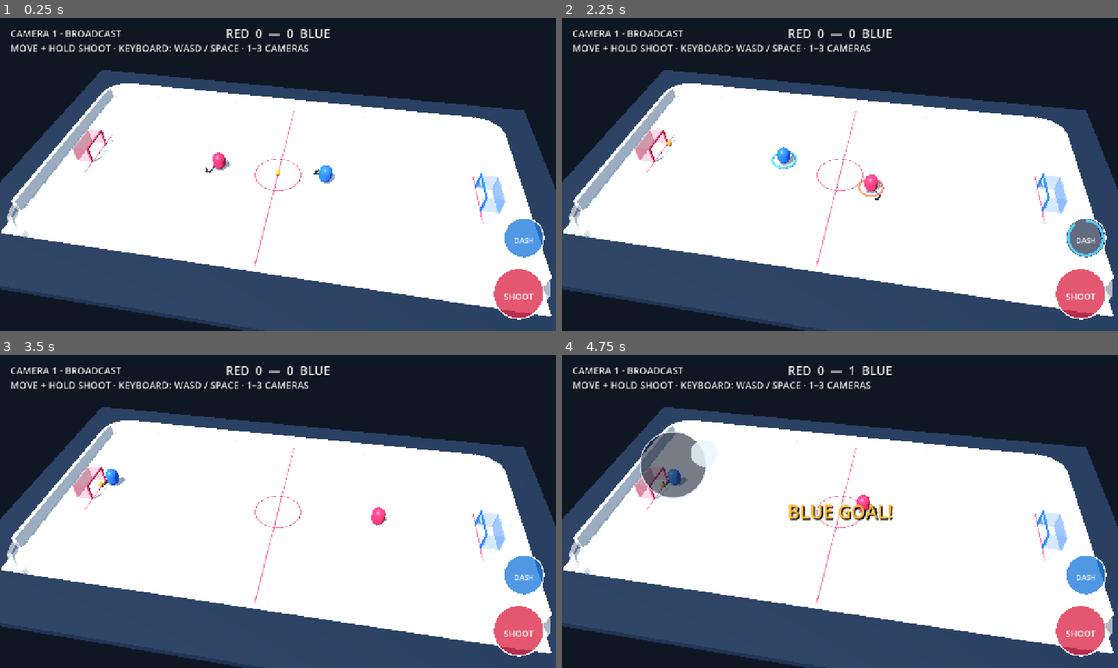
Above: before the commit, frames 1-4 (two rows, left to right).
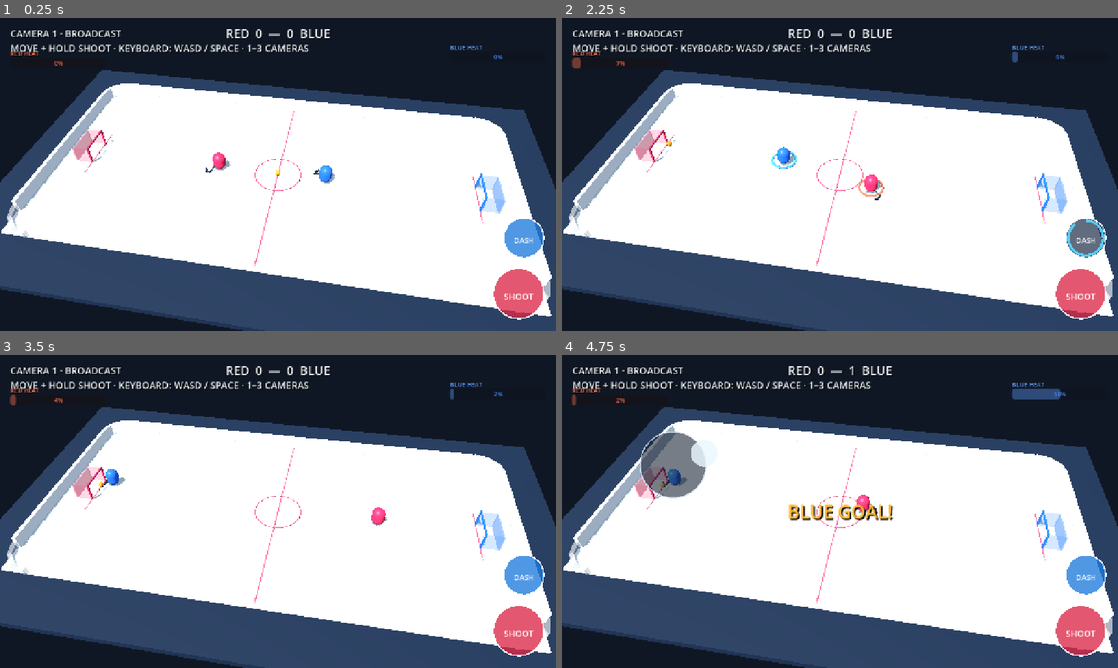
Above: after the commit, the same moments.

Repository: dylanwatsonsoftware/floorball-frenzy-3d
Game: Godot game, scene res://scenes/app/main.tscn
Same seed, same stepped clock (60 frames per second), same inputs: the game is played once before the commit and once after it.
Inputs (mouse positions are in pixels of both pictures, inside the frame that each line leads up to):
- Up to frame 1 (0.25 s): no input
- Up to frame 2 (2.25 s): tap Enter at 0.5 s; move the mouse to (962, 158) at 0.52 s; hold D (move_right) 0.53-1.25 s; hold Space (shoot) 0.53-1.25 s; tap Shift (dash) at 0.6, 2.1 s; click (962, 158) at 0.67 s; drag from (728, 190) to (812, 237) at 1.27 s; move the mouse to (895, 105) at 2.02 s; hold D (move_right) from 2.03 s (still down); hold Space (shoot) from 2.03 s (still down); click (895, 105) at 2.17 s
- Up to frame 3 (3.5 s): release D (move_right) at 2.75 s; release Space (shoot) at 2.75 s; drag from (250, 574) to (111, 464) at 2.77 s
- Up to frame 4 (4.75 s): move the mouse to (1006, 558) at 3.52 s; hold A (move_left) 3.53-4.25 s; hold Space (shoot) 3.53-4.25 s; tap 1 at 3.6 s; click (1006, 558) at 3.67 s; tap Enter at 4.25 s; drag from (673, 464) to (756, 433) at 4.27 s

The runs differ from the first frame. In frame 1, 0.1% of the frame differs, in the area x 1-91%, y 8-16%; in frame 2, 0.2%; in frame 3, 0.2%; in frame 4, 0.5%, in the area x 1-91%, y 8-17%.

Commit message:
feat: port heat and en fuego system

Diff:
--- a/scenes/app/main.tscn
+++ b/scenes/app/main.tscn
@@ -69,6 +69,60 @@
 theme_override_font_sizes/font_size = 28
 text = "RED  0  —  0  BLUE"
 horizontal_alignment = 1
+
+[node name="RedHeatBar" type="ProgressBar" parent="HUD"]
+offset_left = 24.0
+offset_top = 92.0
+offset_right = 244.0
+offset_bottom = 116.0
+mouse_filter = 2
+theme_override_colors/font_color = Color(1, 0.92, 0.82, 1)
+theme_override_colors/font_shadow_color = Color(0, 0, 0, 0.85)
+theme_override_font_sizes/font_size = 13
+value = 0.0
+show_percentage = true
+
+[node name="RedHeatLabel" type="Label" parent="HUD"]
+offset_left = 24.0
+offset_top = 72.0
+offset_right = 154.0
+offset_bottom = 92.0
+mouse_filter = 2
+theme_override_colors/font_color = Color(1, 0.48, 0.36, 1)
+theme_override_colors/font_shadow_color = Color(0, 0, 0, 0.85)
+theme_override_font_sizes/font_size = 14
+text = "RED HEAT"
+
+[node name="BlueHeatBar" type="ProgressBar" parent="HUD"]
+layout_mode = 0
+anchor_left = 1.0
+anchor_right = 1.0
+offset_left = -244.0
+offset_top = 78.0
+offset_right = -24.0
+offset_bottom = 102.0
+grow_horizontal = 0
+mouse_filter = 2
+theme_override_colors/font_color = Color(0.82, 0.92, 1, 1)
+theme_override_colors/font_shadow_color = Color(0, 0, 0, 0.85)
+theme_override_font_sizes/font_size = 13
+value = 0.0
+show_percentage = true
+
+[node name="BlueHeatLabel" type="Label" parent="HUD"]
+layout_mode = 0
+anchor_left = 1.0
+anchor_right = 1.0
+offset_left = -244.0
+offset_top = 58.0
+offset_right = -114.0
+offset_bottom = 78.0
+grow_horizontal = 0
+mouse_filter = 2
+theme_override_colors/font_color = Color(0.38, 0.64, 1, 1)
+theme_override_colors/font_shadow_color = Color(0, 0, 0, 0.85)
+theme_override_font_sizes/font_size = 14
+text = "BLUE HEAT"
 
 [node name="MessageLabel" type="Label" parent="HUD"]
 anchors_preset = 8
--- a/scripts/gameplay/ball_controller.gd
+++ b/scripts/gameplay/ball_controller.gd
@@ -78,6 +78,8 @@
 	_set_shot_trail_style(bolt)
 	if shooter != &"":
 		record_touch(shooter)
+		if BallSimulationScript.is_perfect_charge(charge):
+			_award_heat(shooter, 30.0)
 
 
 func reset_for_faceoff() -> void:
@@ -246,6 +248,7 @@
 	ball_velocity = DashStealScript.poke_velocity(actor.velocity)
 	_dash_steal_consumed[body_controller] = true
 	record_touch(team)
+	_award_heat(team, 20.0)
 	_show_steal_feedback(team)
 	var feedback_color := STEAL_COLOR if team == &"red" else BLUE_STEAL_COLOR
 	var arena := get_parent()
@@ -275,6 +278,12 @@
 	_charge_label.add_theme_color_override("font_color", STEAL_COLOR if team == &"red" else BLUE_STEAL_COLOR)
 
 
+func _award_heat(team: StringName, amount: float) -> void:
+	var actor := _player if team == &"red" else _opponent
+	if actor != null and actor.has_method("add_heat"):
+		actor.call("add_heat", amount)
+
+
 func _update_steal_feedback(delta: float) -> void:
 	if _steal_feedback_remaining <= 0.0:
 		return
--- a/scripts/gameplay/match_flow.gd
+++ b/scripts/gameplay/match_flow.gd
@@ -47,6 +47,7 @@
 	_winner = result.winner
 	_update_score_label()
 	_show_goal_flash(scorer)
+	_award_goal_heat(scorer)
 
 	if _winner != &"":
 		_message_label.text = "%s WINS!" % String(_winner).to_upper()
@@ -62,6 +63,10 @@
 		score.red = 0
 		score.blue = 0
 		_winner = &""
+		if _player.has_method("reset_heat"):
+			_player.call("reset_heat")
+		if _opponent.has_method("reset_heat"):
+			_opponent.call("reset_heat")
 		_update_score_label()
 
 	_player.position = PLAYER_FACEOFF_POSITION
@@ -75,6 +80,12 @@
 
 func _update_score_label() -> void:
 	_score_label.text = "RED  %d  —  %d  BLUE" % [score.red, score.blue]
+
+
+func _award_goal_heat(scorer: StringName) -> void:
+	var actor := _player if scorer == &"red" else _opponent
+	if actor != null and actor.has_method("add_heat"):
+		actor.call("add_heat", 50.0)
 
 
 func _show_goal_flash(scorer: StringName) -> void:
--- a/scripts/gameplay/opponent_controller.gd
+++ b/scripts/gameplay/opponent_controller.gd
@@ -3,6 +3,7 @@
 const SimpleAIScript = preload("res://scripts/simulation/simple_ai.gd")
 const PlayerMotorScript = preload("res://scripts/gameplay/player_motor.gd")
 const RinkCollisionScript = preload("res://scripts/simulation/rink_collision.gd")
+const HeatSystemScript = preload("res://scripts/simulation/heat_system.gd")
 const RINK_HALF_LENGTH := 18.1
 const RINK_HALF_WIDTH := 8.6
 const SHOT_CHARGE_SECONDS := 0.55
@@ -18,15 +19,22 @@
 var _dash_streak_remaining := 0.0
 var _dash_direction := Vector3.LEFT
 var _dash_streak: Node3D
+var _heat := 0.0
+var _fuego_remaining := 0.0
+var _fuego_aura: MeshInstance3D
+var _heat_bar: ProgressBar
 
 
 func _ready() -> void:
 	_ball = get_parent().get_node("Ball") as MeshInstance3D
 	_player = get_parent().get_node("Player") as CharacterBody3D
 	_dash_streak = get_node_or_null("DashStreak") as Node3D
+	_fuego_aura = get_node_or_null("FuegoAura") as MeshInstance3D
+	_heat_bar = get_node_or_null("../../HUD/BlueHeatBar") as ProgressBar
 
 
 func _physics_process(delta: float) -> void:
+	_step_heat(delta)
 	if not _ball.is_physics_processing():
 		velocity = Vector3.ZERO
 		_dash_streak_remaining = 0.0
@@ -44,7 +52,7 @@
 	if is_dashing():
 		velocity = _dash_direction * PlayerMotorScript.DASH_SPEED
 	else:
-		velocity = PlayerMotorScript.step_velocity(velocity, decision.movement, delta)
+		velocity = PlayerMotorScript.step_velocity(velocity, decision.movement, delta, HeatSystemScript.speed_multiplier(_fuego_remaining))
 	move_and_slide()
 	var boundary := RinkCollisionScript.constrain_body(global_position, velocity, RINK_HALF_LENGTH, RINK_HALF_WIDTH, 1.8)
 	global_position = boundary.position
@@ -95,10 +103,57 @@
 	_dash_direction = dash.velocity.normalized()
 	_dash_cooldown = dash.cooldown
 	_dash_streak_remaining = DASH_STREAK_SECONDS
+	add_heat(5.0)
 	if _dash_streak != null:
 		_dash_streak.scale = Vector3.ONE
 		_dash_streak.visible = true
 	return true
+
+
+func add_heat(amount: float) -> bool:
+	var result := HeatSystemScript.add_heat(_heat, _fuego_remaining, amount)
+	_heat = result.heat
+	_fuego_remaining = result.fuego_remaining
+	_update_heat_presentation()
+	return result.activated
+
+
+func get_heat_ratio() -> float:
+	return clampf(_heat / HeatSystemScript.MAX_HEAT, 0.0, 1.0)
+
+
+func is_en_fuego() -> bool:
+	return _fuego_remaining > 0.0
+
+
+func reset_heat() -> void:
+	_heat = 0.0
+	_fuego_remaining = 0.0
+	_update_heat_presentation()
+
+
+func _step_heat(delta: float) -> void:
+	var result := HeatSystemScript.step(_heat, _fuego_remaining, delta)
+	_heat = result.heat
+	_fuego_remaining = result.fuego_remaining
+	if is_en_fuego():
+		_dash_cooldown = 0.0
+	_update_heat_presentation()
+
+
+func _update_heat_presentation() -> void:
+	if _fuego_aura == null:
+		_fuego_aura = get_node_or_null("FuegoAura") as MeshInstance3D
+	if _heat_bar == null:
+		_heat_bar = get_node_or_null("../../HUD/BlueHeatBar") as ProgressBar
+	if _fuego_aura != null:
+		_fuego_aura.visible = is_en_fuego()
+		if _fuego_aura.visible:
+			var pulse := 1.0 + sin(Time.get_ticks_msec() * 0.018) * 0.09
+			_fuego_aura.scale = Vector3.ONE * pulse
+	if _heat_bar != null:
+		_heat_bar.value = _heat
+		_heat_bar.modulate = Color("ffbd38") if is_en_fuego() else Color("609dff")
 
 
 func _update_dash_streak() -> void:
--- a/scripts/gameplay/player_controller.gd
+++ b/scripts/gameplay/player_controller.gd
@@ -2,6 +2,7 @@
 
 const PlayerMotorScript = preload("res://scripts/gameplay/player_motor.gd")
 const RinkCollisionScript = preload("res://scripts/simulation/rink_collision.gd")
+const HeatSystemScript = preload("res://scripts/simulation/heat_system.gd")
 const RINK_HALF_LENGTH := 18.1
 const RINK_HALF_WIDTH := 8.6
 const DASH_STREAK_SECONDS := 0.18
@@ -15,14 +16,21 @@
 var _dash_streak: Node3D
 var _dash_direction := Vector3.RIGHT
 var _recent_dash_remaining := 0.0
+var _heat := 0.0
+var _fuego_remaining := 0.0
+var _fuego_aura: MeshInstance3D
+var _heat_bar: ProgressBar
 
 
 func _ready() -> void:
 	_mobile_controls = get_node_or_null("../../HUD/MobileControls") as Control
 	_dash_streak = get_node_or_null("DashStreak") as Node3D
+	_fuego_aura = get_node_or_null("FuegoAura") as MeshInstance3D
+	_heat_bar = get_node_or_null("../../HUD/RedHeatBar") as ProgressBar
 
 
 func _physics_process(delta: float) -> void:
+	_step_heat(delta)
 	var keyboard_input := Input.get_vector("move_left", "move_right", "move_up", "move_down")
 	var touch_input := Vector2.ZERO
 	if _mobile_controls != null and _mobile_controls.has_method("get_movement_vector"):
@@ -41,7 +49,7 @@
 	if is_dashing():
 		velocity = _dash_direction * PlayerMotorScript.DASH_SPEED
 	else:
-		velocity = PlayerMotorScript.step_velocity(velocity, input_vector, delta)
+		velocity = PlayerMotorScript.step_velocity(velocity, input_vector, delta, HeatSystemScript.speed_multiplier(_fuego_remaining))
 	move_and_slide()
 	var boundary := RinkCollisionScript.constrain_body(global_position, velocity, RINK_HALF_LENGTH, RINK_HALF_WIDTH, 1.8)
 	global_position = boundary.position
@@ -81,12 +89,59 @@
 	_dash_cooldown = dash.cooldown
 	_dash_streak_remaining = DASH_STREAK_SECONDS
 	_recent_dash_remaining = BOLT_WINDOW_SECONDS
+	add_heat(5.0)
 	if _dash_streak != null:
 		_dash_streak.scale = Vector3.ONE
 		_dash_streak.visible = true
 	return true
 
 
+func add_heat(amount: float) -> bool:
+	var result := HeatSystemScript.add_heat(_heat, _fuego_remaining, amount)
+	_heat = result.heat
+	_fuego_remaining = result.fuego_remaining
+	_update_heat_presentation()
+	return result.activated
+
+
+func get_heat_ratio() -> float:
+	return clampf(_heat / HeatSystemScript.MAX_HEAT, 0.0, 1.0)
+
+
+func is_en_fuego() -> bool:
+	return _fuego_remaining > 0.0
+
+
+func reset_heat() -> void:
+	_heat = 0.0
+	_fuego_remaining = 0.0
+	_update_heat_presentation()
+
+
+func _step_heat(delta: float) -> void:
+	var result := HeatSystemScript.step(_heat, _fuego_remaining, delta)
+	_heat = result.heat
+	_fuego_remaining = result.fuego_remaining
+	if is_en_fuego():
+		_dash_cooldown = 0.0
+	_update_heat_presentation()
+
+
+func _update_heat_presentation() -> void:
+	if _fuego_aura == null:
+		_fuego_aura = get_node_or_null("FuegoAura") as MeshInstance3D
+	if _heat_bar == null:
+		_heat_bar = get_node_or_null("../../HUD/RedHeatBar") as ProgressBar
+	if _fuego_aura != null:
+		_fuego_aura.visible = is_en_fuego()
+		if _fuego_aura.visible:
+			var pulse := 1.0 + sin(Time.get_ticks_msec() * 0.018) * 0.09
+			_fuego_aura.scale = Vector3.ONE * pulse
+	if _heat_bar != null:
+		_heat_bar.value = _heat
+		_heat_bar.modulate = Color("ffb12e") if is_en_fuego() else Color("ff765c")
+
+
 func set_stick_slap_angle(angle_degrees: float) -> void:
 	var stick_rig := get_node_or_null("StickRig") as Node3D
 	if stick_rig != null:
--- a/scripts/gameplay/player_motor.gd
+++ b/scripts/gameplay/player_motor.gd
@@ -12,12 +12,13 @@
 	return (primary + secondary).limit_length(1.0)
 
 
-static func step_velocity(current: Vector3, input_vector: Vector2, delta: float) -> Vector3:
+static func step_velocity(current: Vector3, input_vector: Vector2, delta: float, speed_multiplier: float = 1.0) -> Vector3:
 	var planar := Vector3(current.x, 0.0, current.z)
 	var input_direction := input_vector.limit_length(1.0)
-	var target := Vector3(input_direction.x, 0.0, input_direction.y) * MAX_SPEED
+	var boosted_max_speed := MAX_SPEED * maxf(1.0, speed_multiplier)
+	var target := Vector3(input_direction.x, 0.0, input_direction.y) * boosted_max_speed
 	var rate := ACCELERATION if not input_direction.is_zero_approx() else DECELERATION
-	return planar.move_toward(target, rate * delta).limit_length(MAX_SPEED)
+	return planar.move_toward(target, rate * delta).limit_length(boosted_max_speed)
 
 
 static func start_dash(input_vector: Vector2, cooldown_remaining: float, facing: Vector3 = Vector3.RIGHT) -> Dictionary:
--- a/scripts/presentation/greybox_arena.gd
+++ b/scripts/presentation/greybox_arena.gd
@@ -151,6 +151,7 @@
 	player.add_child(body)
 	_add_stick(player, Color("202a38"))
 	_add_dash_streak(player, Color(1.0, 0.32, 0.2, 0.76))
+	_add_fuego_aura(player, Color("ff7a24"))
 
 
 func _build_opponent() -> void:
@@ -174,6 +175,7 @@
 	opponent.add_child(body)
 	_add_stick(opponent, Color("202a38"))
 	_add_dash_streak(opponent, Color(0.18, 0.55, 1.0, 0.78))
+	_add_fuego_aura(opponent, Color("ffb52e"))
 
 
 func _add_stick(parent: Node3D, color: Color) -> void:
@@ -230,6 +232,22 @@
 	ring.cast_shadow = GeometryInstance3D.SHADOW_CASTING_SETTING_OFF
 	ring.material_override = _material(color, 0.2, Color(color))
 	streak.add_child(ring)
+
+
+func _add_fuego_aura(parent: Node3D, color: Color) -> void:
+	var aura := MeshInstance3D.new()
+	aura.name = "FuegoAura"
+	var ring := TorusMesh.new()
+	ring.inner_radius = 0.7
+	ring.outer_radius = 0.92
+	ring.rings = 28
+	ring.ring_segments = 10
+	aura.mesh = ring
+	aura.position = Vector3(0.0, -0.49, 0.0)
+	aura.cast_shadow = GeometryInstance3D.SHADOW_CASTING_SETTING_OFF
+	aura.material_override = _material(Color(color, 0.74), 0.15, color)
+	aura.visible = false
+	parent.add_child(aura)
 
 
 func _build_ball() -> void:
--- /dev/null
+++ b/scripts/simulation/heat_system.gd
@@ -0,0 +1,34 @@
+class_name HeatSystem
+extends RefCounted
+
+const MAX_HEAT := 100.0
+const DECAY_PER_SECOND := 2.0
+const EN_FUEGO_SECONDS := 8.0
+const EN_FUEGO_SPEED_MULTIPLIER := 1.2
+
+
+static func add_heat(heat: float, fuego_remaining: float, amount: float) -> Dictionary:
+	if fuego_remaining > 0.0:
+		return _result(MAX_HEAT, fuego_remaining, false)
+	var next_heat := clampf(heat + amount, 0.0, MAX_HEAT)
+	var activated := next_heat >= MAX_HEAT
+	return _result(next_heat, EN_FUEGO_SECONDS if activated else 0.0, activated)
+
+
+static func step(heat: float, fuego_remaining: float, delta: float) -> Dictionary:
+	if fuego_remaining > 0.0:
+		var next_fuego := maxf(0.0, fuego_remaining - delta)
+		return _result(MAX_HEAT if next_fuego > 0.0 else 0.0, next_fuego, false)
+	return _result(maxf(0.0, heat - DECAY_PER_SECOND * delta), 0.0, false)
+
+
+static func speed_multiplier(fuego_remaining: float) -> float:
+	return EN_FUEGO_SPEED_MULTIPLIER if fuego_remaining > 0.0 else 1.0
+
+
+static func _result(heat: float, fuego_remaining: float, activated: bool) -> Dictionary:
+	return {
+		"heat": heat,
+		"fuego_remaining": fuego_remaining,
+		"activated": activated,
+	}
--- a/tests/greybox_scene_test.gd
+++ b/tests/greybox_scene_test.gd
@@ -27,11 +27,13 @@
 		"Arena/Player/StickRig/BladeToe",
 		"Arena/Player/DashStreak",
 		"Arena/Player/DashStreak/DashRing",
+		"Arena/Player/FuegoAura",
 		"Arena/Opponent/StickRig/Shaft",
 		"Arena/Opponent/StickRig/Blade",
 		"Arena/Opponent/StickRig/BladeToe",
 		"Arena/Opponent/DashStreak",
 		"Arena/Opponent/DashStreak/DashRing",
+		"Arena/Opponent/FuegoAura",
 		"Arena/Ball",
 		"Arena/Ball/ShotTrail",
 		"Arena/ShotImpact",
@@ -49,6 +51,10 @@
 		"HUD/ScoreLabel",
 		"HUD/MessageLabel",
 		"HUD/GoalFlash",
+		"HUD/RedHeatBar",
+		"HUD/BlueHeatBar",
+		"HUD/RedHeatLabel",
+		"HUD/BlueHeatLabel",
 		"MatchFlow",
 	]
 	for path in required_nodes:
@@ -74,6 +80,9 @@
 	if not opponent.has_method("try_dash") or not opponent.has_method("is_dashing"):
 		fail("Blue AI must expose the same sustained dash mechanics as the player")
 		return
+	if not opponent.has_method("add_heat") or not opponent.has_method("is_en_fuego"):
+		fail("Blue AI must participate in the shared Heat and En Fuego system")
+		return
 	var opponent_dash_start: Vector3 = opponent.position
 	if not opponent.call("try_dash", Vector2.LEFT):
 		fail("A ready blue AI dash must start")
@@ -90,6 +99,9 @@
 	var ai_steal_label := scene.get_node("HUD/ChargeLabel") as Label
 	if ai_dash_ball.ball_velocity.x >= opponent.velocity.x or ai_steal_label.text != "BLUE STEAL!":
 		fail("Blue AI body contact during dash must use the same physical steal; velocity=%s label=%s" % [ai_dash_ball.ball_velocity, ai_steal_label.text])
+		return
+	if opponent.call("get_heat_ratio") < 0.19 or (scene.get_node("HUD/BlueHeatBar") as ProgressBar).value < 19.0:
+		fail("Blue dash and steal rewards must feed the visible Heat meter")
 		return
 	ai_dash_ball.reset_for_faceoff()
 	for frame in 8:
@@ -114,6 +126,9 @@
 	if not player.has_method("has_recent_dash"):
 		fail("The player must expose the original short Bolt-shot timing window")
 		return
+	if not player.has_method("add_heat") or not player.has_method("is_en_fuego"):
+		fail("Red player must participate in the shared Heat and En Fuego system")
+		return
 	var dash_start: Vector3 = player.position
 	if not player.call("try_dash", Vector2.RIGHT):
 		fail("A ready player dash must start")
@@ -132,6 +147,9 @@
 	var steal_label := scene.get_node("HUD/ChargeLabel") as Label
 	if bolt_probe.ball_velocity.x <= player.velocity.x or steal_label.text != "STEAL!":
 		fail("Dashing through the ball must produce a strong one-hit steal poke and feedback; velocity=%s label=%s" % [bolt_probe.ball_velocity, steal_label.text])
+		return
+	if player.call("get_heat_ratio") < 0.19 or (scene.get_node("HUD/RedHeatBar") as ProgressBar).value < 19.0:
+		fail("Red dash and steal rewards must feed the visible Heat meter")
 		return
 	bolt_probe.position = player.position + Vector3(0.9, -0.53, 0.75)
 	bolt_probe.ball_velocity = Vector3.ZERO
@@ -230,10 +248,27 @@
 	if not goal_flash.visible or goal_flash.color.r <= goal_flash.color.b or goal_flash.color.a <= 0.0:
 		fail("A red goal must trigger a visible red celebration flash")
 		return
+	await physics_frame
+	var red_fuego_aura := scene.get_node("Arena/Player/FuegoAura") as MeshInstance3D
+	if not player.call("is_en_fuego") or not red_fuego_aura.visible or (scene.get_node("HUD/RedHeatBar") as ProgressBar).value < 99.0:
+		fail("Perfect-shot and goal rewards must activate visible Red En Fuego")
+		return
+	if player.call("get_dash_cooldown_ratio") > 0.0:
+		fail("En Fuego must instantly recharge the player's dash")
+		return
 	match_flow.call("_reset_faceoff")
 	if goal_flash.visible:
 		fail("Faceoff reset must clear any remaining goal flash")
 		return
+	if not player.call("is_en_fuego"):
+		fail("En Fuego must persist across ordinary goal faceoffs")
+		return
+	for goal_index in 4:
+		match_flow.call("_on_goal_scored", &"red")
+	match_flow.call("_reset_faceoff")
+	if player.call("is_en_fuego") or player.call("get_heat_ratio") > 0.0:
+		fail("Starting a new match after first-to-five must reset Heat")
+		return
 
 	print("Greybox scene contract is valid.")
 	scene.queue_free()
--- /dev/null
+++ b/tests/heat_system_test.gd
@@ -0,0 +1,42 @@
+extends SceneTree
+
+
+func _init() -> void:
+	var heat_system := load("res://scripts/simulation/heat_system.gd")
+	if heat_system == null:
+		fail("Heat simulation is missing")
+		return
+	var gained: Dictionary = heat_system.add_heat(40.0, 0.0, 30.0)
+	if not is_equal_approx(gained.heat, 70.0) or gained.activated:
+		fail("Heat rewards must accumulate without activating early")
+		return
+	var decayed: Dictionary = heat_system.step(gained.heat, gained.fuego_remaining, 2.0)
+	if not is_equal_approx(decayed.heat, 66.0):
+		fail("Inactive heat must decay at the original two points per second")
+		return
+	var activated: Dictionary = heat_system.add_heat(80.0, 0.0, 30.0)
+	if activated.heat != 100.0 or not activated.activated or not is_equal_approx(activated.fuego_remaining, 8.0):
+		fail("Reaching 100 heat must activate the original eight-second En Fuego state")
+		return
+	var ignored: Dictionary = heat_system.add_heat(activated.heat, activated.fuego_remaining, 50.0)
+	if ignored.heat != 100.0 or ignored.activated:
+		fail("Heat rewards must not retrigger while already En Fuego")
+		return
+	var active_step: Dictionary = heat_system.step(100.0, 8.0, 3.0)
+	if active_step.heat != 100.0 or not is_equal_approx(active_step.fuego_remaining, 5.0):
+		fail("Heat must stay full while the powered timer counts down")
+		return
+	var expired: Dictionary = heat_system.step(active_step.heat, active_step.fuego_remaining, 5.0)
+	if expired.heat != 0.0 or expired.fuego_remaining != 0.0:
+		fail("Heat must reset when En Fuego expires")
+		return
+	if not is_equal_approx(heat_system.speed_multiplier(1.0), 1.2) or heat_system.speed_multiplier(0.0) != 1.0:
+		fail("En Fuego must apply the original 20% movement-speed boost")
+		return
+	print("Heat and En Fuego simulation is valid.")
+	quit(0)
+
+
+func fail(message: String) -> void:
+	push_error(message)
+	quit(1)
--- a/tests/player_motor_test.gd
+++ b/tests/player_motor_test.gd
@@ -18,6 +18,10 @@
 	var capped: Vector3 = script.step_velocity(Vector3(100.0, 0.0, 0.0), Vector2.RIGHT, 1.0)
 	if capped.length() > script.MAX_SPEED + 0.001:
 		fail("Player speed must be capped")
+		return
+	var fuego_capped: Vector3 = script.step_velocity(Vector3(100.0, 0.0, 0.0), Vector2.RIGHT, 1.0, 1.2)
+	if not is_equal_approx(fuego_capped.length(), script.MAX_SPEED * 1.2):
+		fail("En Fuego movement must use the boosted maximum speed")
 		return
 
 	var slowed: Vector3 = script.step_velocity(Vector3(5.0, 0.0, 0.0), Vector2.ZERO, 0.1)
Not shown, added: scripts/simulation/heat_system.gd.uid
Not shown, added: tests/heat_system_test.gd.uid
